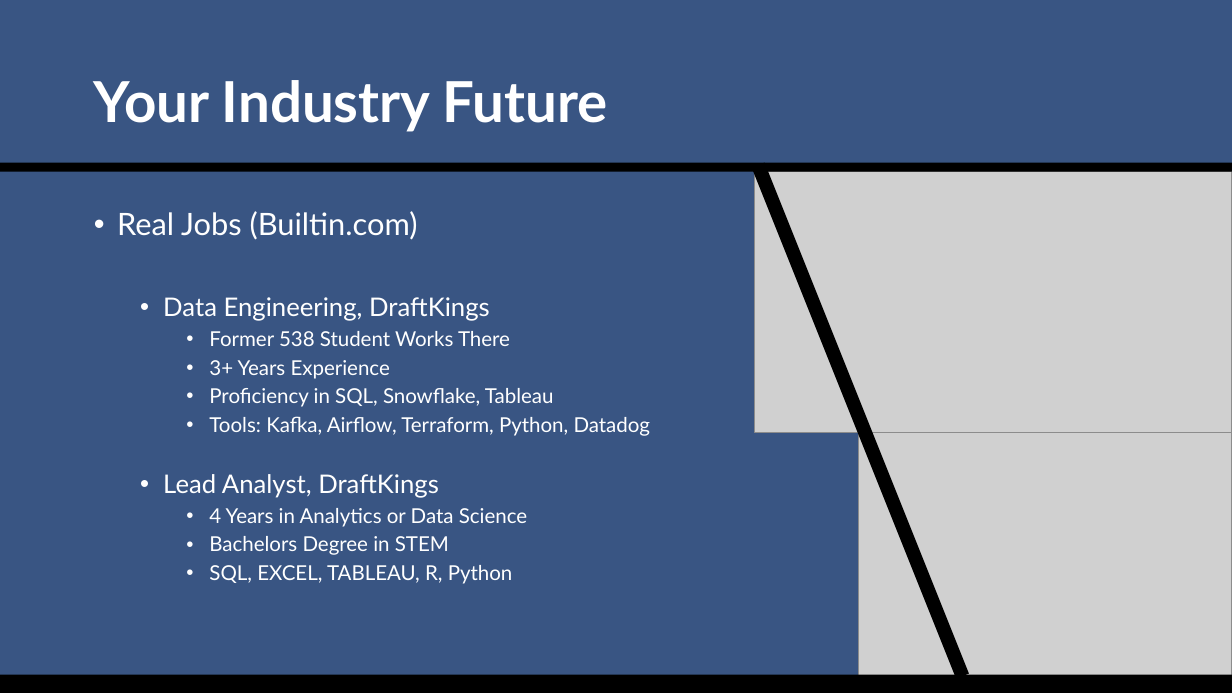
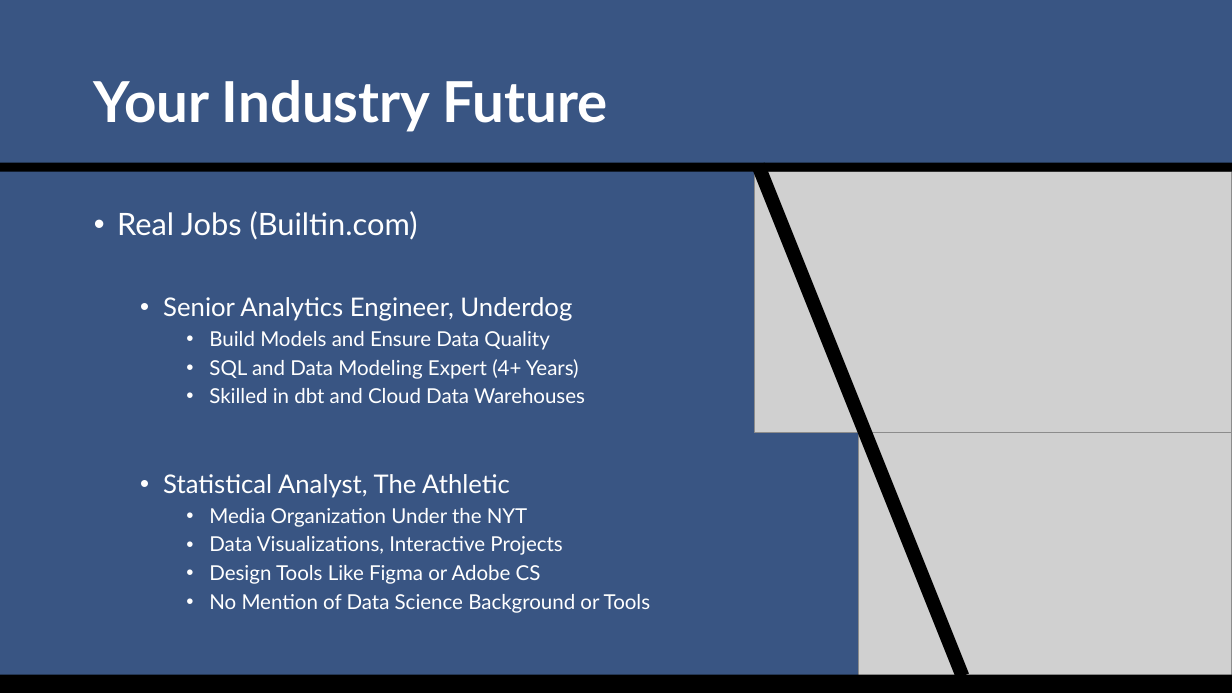
Before and after one commit to SuperMarioGiacomazzo/STOR538_WEBSITE, a slide deck: slide 17 of Slides/Sports Analytics 3/Sports_Analytics_3_Lecture.pptx. Drawn at 1232x693 pixels with LibreOffice and Linux fonts; fonts in the diff are those of the drawing; grey boxes stand for pictures. Boxes give left, top, right and bottom in pixels: in the first picture for what was removed or moved away, otherwise in the second. Text is boxed around its words. In the diff, an @@ line names an element or a change of style, - is before the commit and + after.

```diff
--- a/Slides/Sports Analytics 3/Sports_Analytics_3_Lecture.pptx
+++ b/Slides/Sports Analytics 3/Sports_Analytics_3_Lecture.pptx
@@ text at bbox=[163, 297, 651, 613]: text changed @@
-  • Data Engineering, DraftKings
-    • Former 538 Student Works There
-    • 3+ Years Experience
-    • Proficiency in SQL, Snowflake, Tableau
-    • Tools: Kafka, Airflow, Terraform, Python, Datadog
-  • Lead Analyst, DraftKings
-    • 4 Years in Analytics or Data Science
-    • Bachelors Degree in STEM
-    • SQL, EXCEL, TABLEAU, R, Python
+  • Senior Analytics Engineer, Underdog
+    • Build Models and Ensure Data Quality
+    • SQL and Data Modeling Expert (4+ Years)
+    • Skilled in dbt and Cloud Data Warehouses
+  • Statistical Analyst, The Athletic
+    • Media Organization Under the NYT
+    • Data Visualizations, Interactive Projects
+    • Design Tools Like Figma or Adobe CS
+    • No Mention of Data Science Background or Tools
```
Also in this commit, not shown: 6 other slides changed, 1 slide added, 1 other file.
